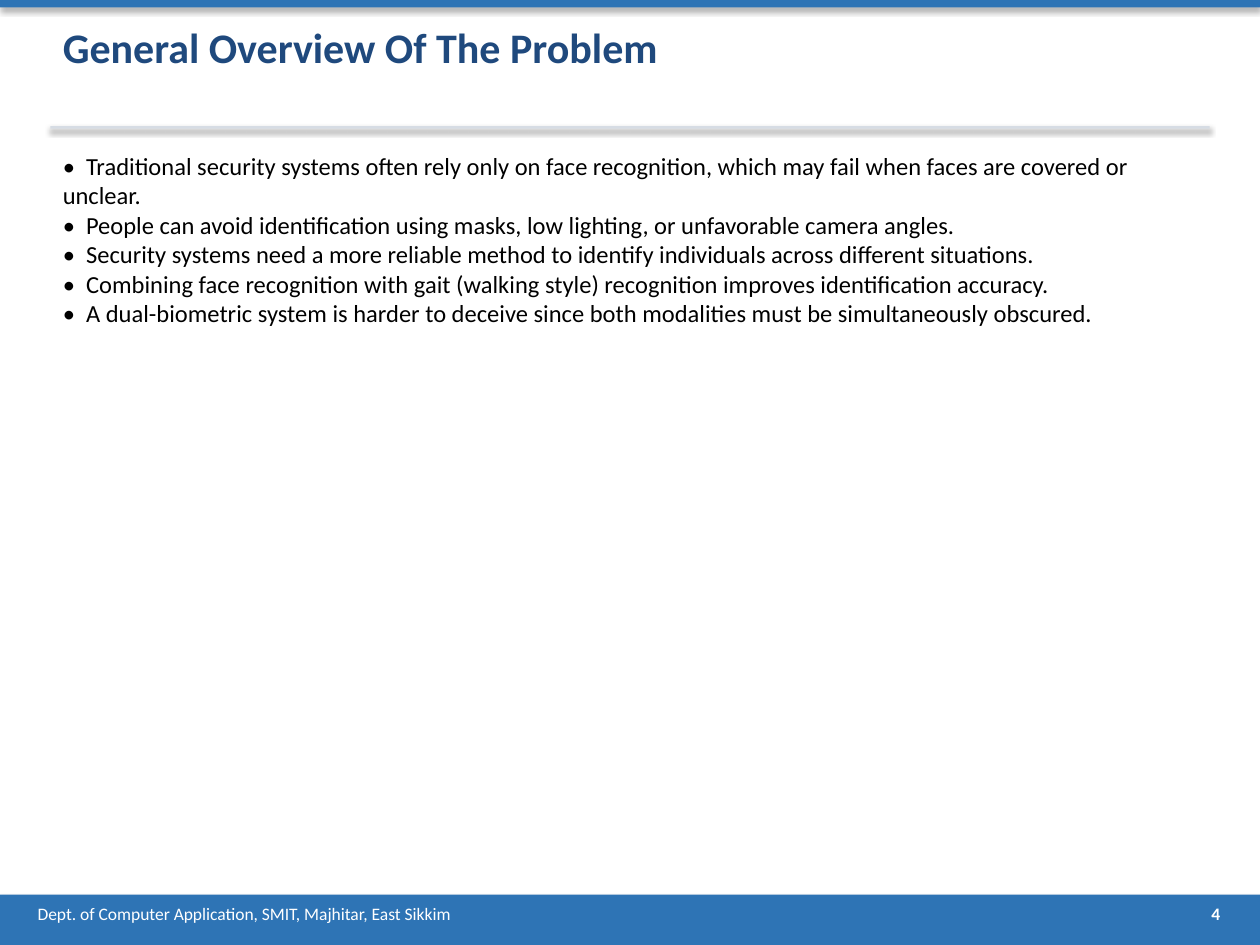
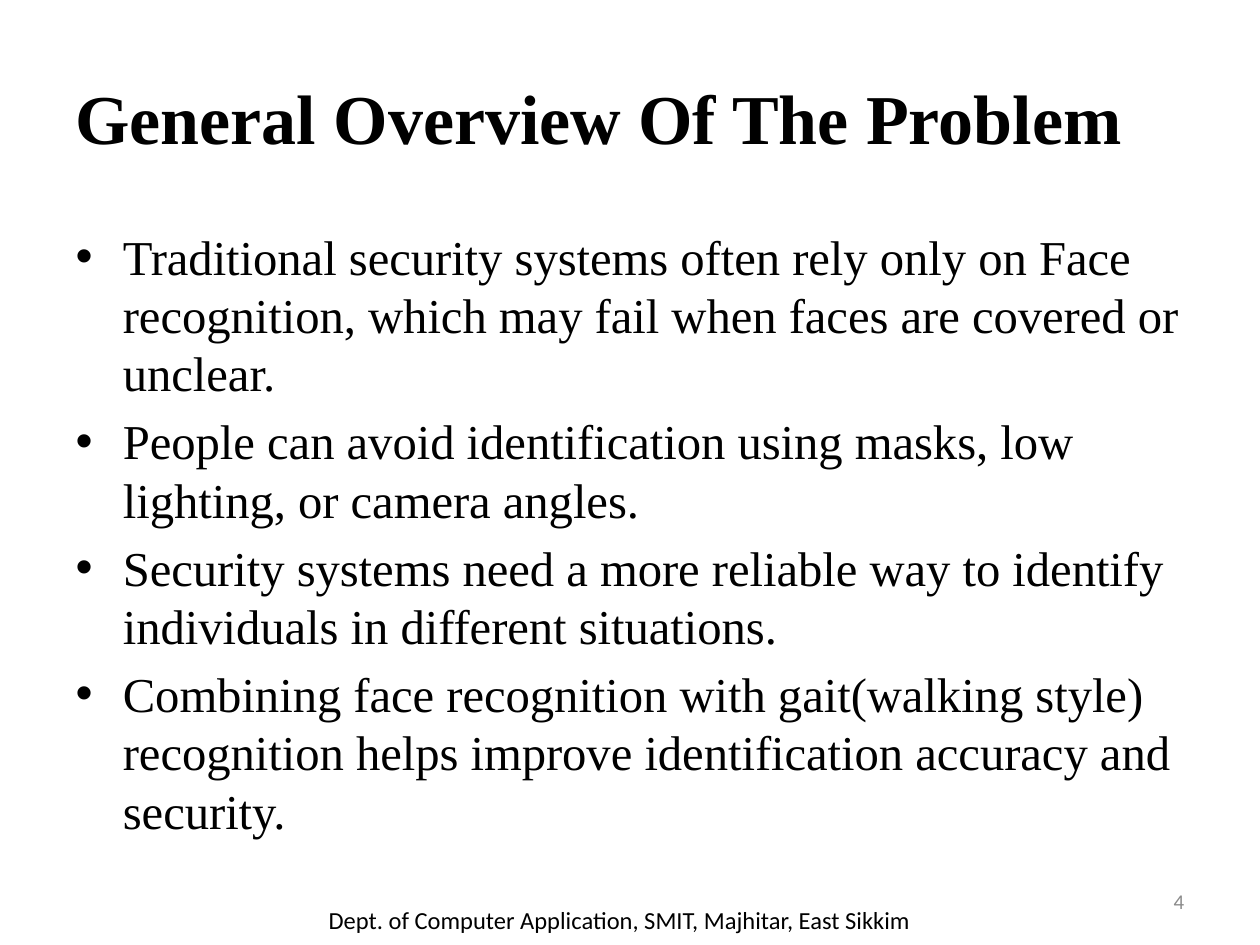
Before and after one commit to prageshdir/FACEE, a slide deck: slide 4 of FACEE_Presentation.pptx. Drawn at 1260x945 pixels with LibreOffice and Linux fonts; fonts in the diff are those of the drawing. Boxes give left, top, right and bottom in pixels: in the first picture for what was removed or moved away, otherwise in the second. Text is boxed around its words. In the diff, an @@ line names an element or a change of style, - is before the commit and + after.

```diff
--- a/FACEE_Presentation.pptx
+++ b/FACEE_Presentation.pptx
@@ rectangle removed at [0, 0, 1260, 8] @@
@@ title "General Overview Of The Problem": place and size @@
-title "General Overview Of The Problem" at [63, 33, 657, 64]
+title "General Overview Of The Problem" at [76, 94, 1121, 145]
@@ title "General Overview Of The Problem" at [76, 94, 1121, 145]: size 24 to 40 pt, font Calibri to Times New Roman, text colour #1F497D to #000000; vertical alignment top to middle @@
@@ rectangle removed at [50, 126, 1210, 129] @@
@@ text at [123, 240, 1178, 839]: text changed; size 14 to 27.8 pt; font Calibri to Times New Roman @@
-• Traditional security systems often rely only on face recognition, which may fail when faces are covered or unclear.
-• People can avoid identification using masks, low lighting, or unfavorable camera angles.
-• Security systems need a more reliable method to identify individuals across different situations.
-• Combining face recognition with gait (walking style) recognition improves identification accuracy.
-• A dual-biometric system is harder to deceive since both modalities must be simultaneously obscured.
+• Traditional security systems often rely only on Face recognition, which may fail when faces are covered or unclear.
+• People can avoid identification using masks, low lighting, or camera angles.
+• Security systems need a more reliable way to identify individuals in different situations.
+• Combining face recognition with gait(walking style) recognition helps improve identification accuracy and security.
@@ rectangle removed at [0, 895, 1260, 945] @@
@@ text "Dept. of Computer Application, SMIT, ...": place and size @@
-text "Dept. of Computer Application, SMIT, ..." at [38, 908, 451, 923]
+text "Dept. of Computer Application, SMIT, ..." at [329, 912, 909, 934]
@@ text "Dept. of Computer Application, SMIT, ..." at [329, 912, 909, 934]: size 10 to 14 pt, text colour #FFFFFF to #000000; alignment left to centre; vertical alignment top to middle @@
@@ page number: place and size @@
-page number at [1211, 908, 1220, 920]
+page number at [1174, 895, 1185, 909]
@@ page number at [1174, 895, 1185, 909]: size 10 to 12 pt, text colour #FFFFFF to #8C8C8C, bold off; alignment centre to right; vertical alignment top to middle @@
```
Also in this commit, not shown: 12 other slides changed, 15 slides added, 11 slides removed, 1 other file.
